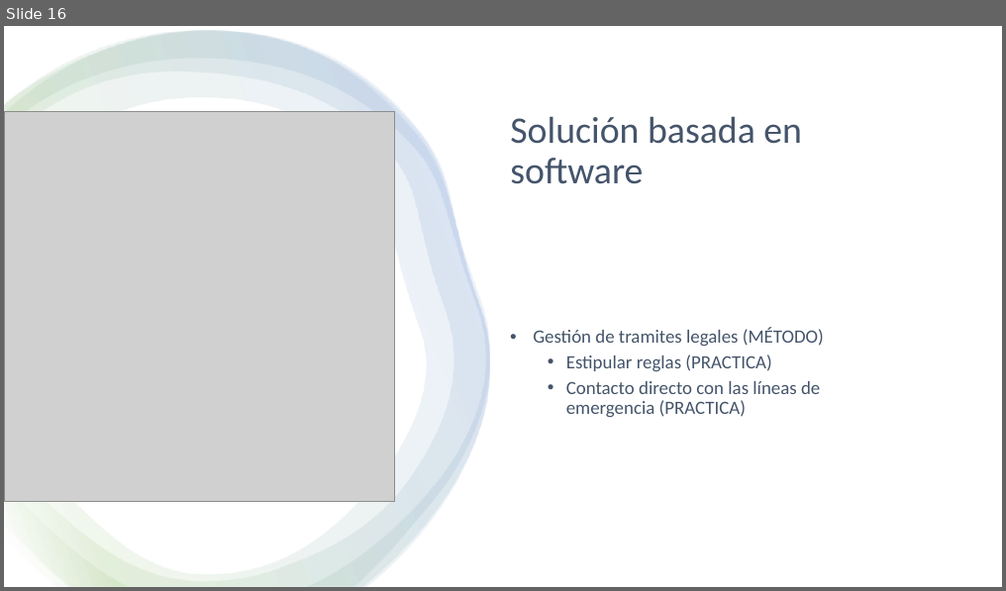
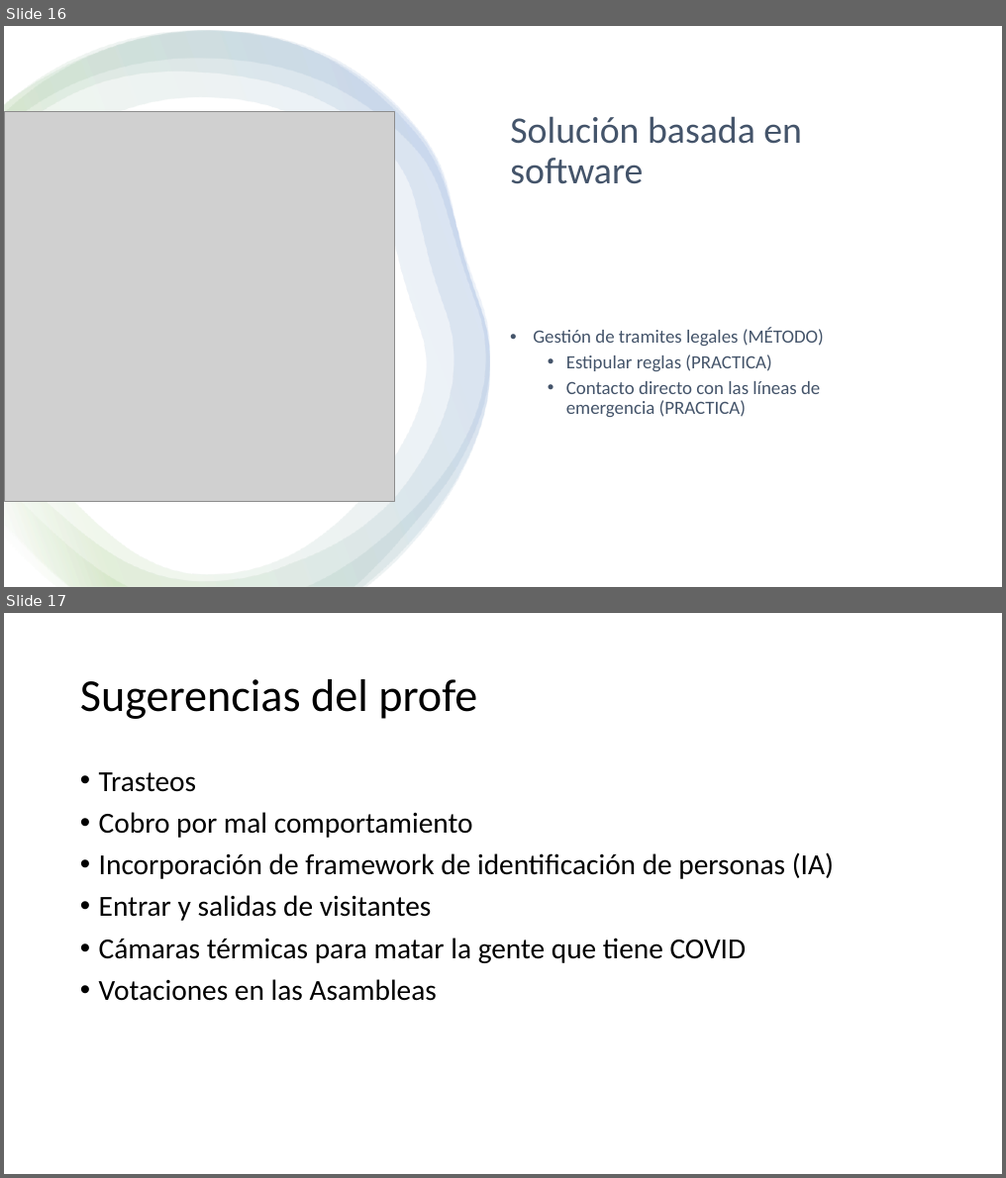
Before and after one commit to marianabetancur18/Ingenieria_Software, a slide deck: Semana 24-28 agosto/Presentación.pptx. Shown one above the other, each under a label of ours: slide 16 before the commit, slides 16 and 17 after it. The pictures are 1006x591 and 1006x1178 pixels, drawn with LibreOffice and Linux fonts; fonts in the diff are those of the drawing; grey boxes stand for pictures. Boxes give left, top, right and bottom in pixels: in the first picture for what was removed or moved away, otherwise in the second. Text is boxed around its words. In the diff, an @@ line names an element or a change of style, - is before the commit and + after.

Commit message:
En la ultima dispositiva de la presentacion estan las sugerencias del profe

```diff
--- a/Semana 24-28 agosto/Presentación.pptx
+++ b/Semana 24-28 agosto/Presentación.pptx
@@ slide 17 added at box(4, 613, 1002, 1174), background #FFFFFF @@
@@ title added at box(80, 679, 477, 719), 44 pt, text #000000 @@
+Sugerencias del profe
@@ text added at box(99, 772, 834, 1001), 28 pt, text #000000 @@
+• Trasteos
+• Cobro por mal comportamiento
+• Incorporación de framework de identificación de personas (IA)
+• Entrar y salidas de visitantes
+• Cámaras térmicas para matar la gente que tiene COVID
+• Votaciones en las Asambleas
```
Also in this commit, not shown: 2 slides changed.
